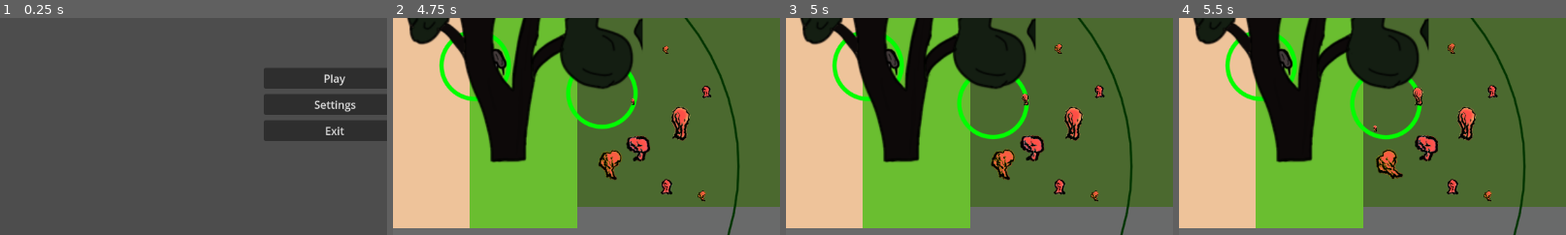
Above: before the commit, frames 1-4 (left to right).
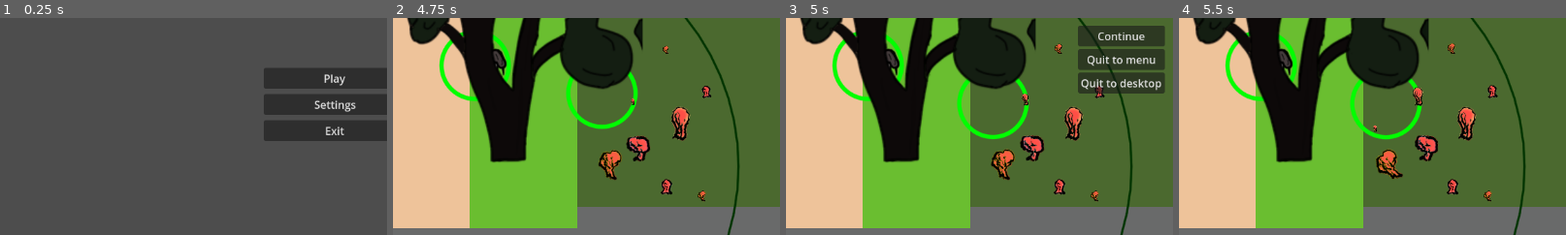
Above: after the commit, the same moments.

Repository: carcinizer/slavic-2025
Game: Godot game, scene res://scenes/main_menu.tscn
Same seed, same stepped clock (60 frames per second), same inputs: the game is played once before the commit and once after it.
Inputs (mouse positions are % of the whole screen's width and height, from its top left):
- Up to frame 1 (0.25 s): no input
- Up to frame 2 (4.75 s): click "Play" at 0.5 s; tap Enter at 1.25 s; hold Right (right1) 1.28-2.03 s; tap S (down2) at 1.35, 4.35 s; hold Down (down1) 2.03-2.78 s; tap A (left2) at 2.1 s; hold Right (right1) 2.78-3.53 s; tap D (right2) at 2.85 s; hold Up (up1) 3.53-4.28 s; tap W (up2) at 3.6 s; hold Left (left1) from 4.28 s (still down)
- Up to frame 3 (5 s): keep holding Left (left1); tap Escape (pause, bound only after the commit) at 4.9 s
- Up to frame 4 (5.5 s): release Left (left1) at 5 s; click (50, 45) at 5 s, where only the run after the commit has a clickable "Continue"
The pictures show only the part of the screen within x 7-57%, y 41-90%; the shares and areas given below are measured in that part.

Frames 1-2 are identical in both runs. In frame 3, 6.3% of the frame differs, in the area x 75-98%, y 3-35%; in frame 4, nothing differs.

Commit message:
Add pause menu

Diff:
--- a/project.godot
+++ b/project.godot
@@ -67,3 +67,8 @@
 "events": [Object(InputEventKey,"resource_local_to_scene":false,"resource_name":"","device":-1,"window_id":0,"alt_press …(191 unchanged characters)…
 ]
 }
+pause={
+"deadzone": 0.2,
+"events": [Object(InputEventKey,"resource_local_to_scene":false,"resource_name":"","device":-1,"window_id":0,"alt_pressed":false,"shift_pressed":false,"ctrl_pressed":false,"meta_pressed":false,"pressed":false,"keycode":0,"physical_keycode":4194305,"key_label":0,"unicode":0,"location":0,"echo":false,"script":null)
+]
+}
--- a/scenes/map.tscn
+++ b/scenes/map.tscn
@@ -1,6 +1,7 @@
-[gd_scene load_steps=6 format=4 uid="uid://dosjbacgvospg"]
+[gd_scene load_steps=7 format=4 uid="uid://dosjbacgvospg"]
 
-[ext_resource type="Script" path="res://src/map.gd" id="1_gldc4"]
+[ext_resource type="Script" uid="uid://8wd5vtrtjn0v" path="res://src/map.gd" id="1_gldc4"]
+[ext_resource type="PackedScene" uid="uid://dyf1gatyn0ru0" path="res://scenes/pause_menu.tscn" id="2_0cso3"]
 [ext_resource type="PackedScene" uid="uid://b7r5ai1pa2xl" path="res://scenes/tree.tscn" id="3_gldc4"]
 [ext_resource type="Texture2D" uid="uid://b5gqjf8jm27nv" path="res://graphics/test_tileset.png" id="4_0cso3"]
 
@@ -24,6 +25,9 @@
 y_sort_enabled = true
 script = ExtResource("1_gldc4")
 
+[node name="PauseMenu" parent="." instance=ExtResource("2_0cso3")]
+visible = false
+
 [node name="Terrain" type="TileMapLayer" parent="."]
 process_priority = -999
 process_physics_priority = -999
--- /dev/null
+++ b/scenes/pause_menu.tscn
@@ -0,0 +1,35 @@
+[gd_scene load_steps=2 format=3 uid="uid://dyf1gatyn0ru0"]
+
+[ext_resource type="Script" uid="uid://diegqaoh2uo56" path="res://src/ui/pause_menu.gd" id="1_n87rw"]
+
+[node name="PauseMenu" type="CanvasLayer"]
+script = ExtResource("1_n87rw")
+
+[node name="VBoxContainer" type="VBoxContainer" parent="."]
+anchors_preset = 8
+anchor_left = 0.5
+anchor_top = 0.5
+anchor_right = 0.5
+anchor_bottom = 0.5
+offset_left = -20.0
+offset_top = -20.0
+offset_right = 20.0
+offset_bottom = 20.0
+grow_horizontal = 2
+grow_vertical = 2
+
+[node name="Continue" type="Button" parent="VBoxContainer"]
+layout_mode = 2
+text = "Continue"
+
+[node name="QuitToMenu" type="Button" parent="VBoxContainer"]
+layout_mode = 2
+text = "Quit to menu"
+
+[node name="QuitToDesktop" type="Button" parent="VBoxContainer"]
+layout_mode = 2
+text = "Quit to desktop"
+
+[connection signal="pressed" from="VBoxContainer/Continue" to="." method="_on_continue_pressed"]
+[connection signal="pressed" from="VBoxContainer/QuitToMenu" to="." method="_on_quit_to_menu_pressed"]
+[connection signal="pressed" from="VBoxContainer/QuitToDesktop" to="." method="_on_quit_to_desktop_pressed"]
--- /dev/null
+++ b/src/ui/pause_menu.gd
@@ -0,0 +1,15 @@
+extends CanvasLayer
+
+func _process(_delta: float) -> void:
+	if Input.is_action_just_pressed("pause"):
+		visible = not visible
+
+
+func _on_continue_pressed() -> void:
+	visible = false
+
+func _on_quit_to_menu_pressed() -> void:
+	get_tree().change_scene_to_file("res://scenes/main_menu.tscn")
+
+func _on_quit_to_desktop_pressed() -> void:
+	get_tree().quit()
Not shown, added: src/ui/pause_menu.gd.uid
